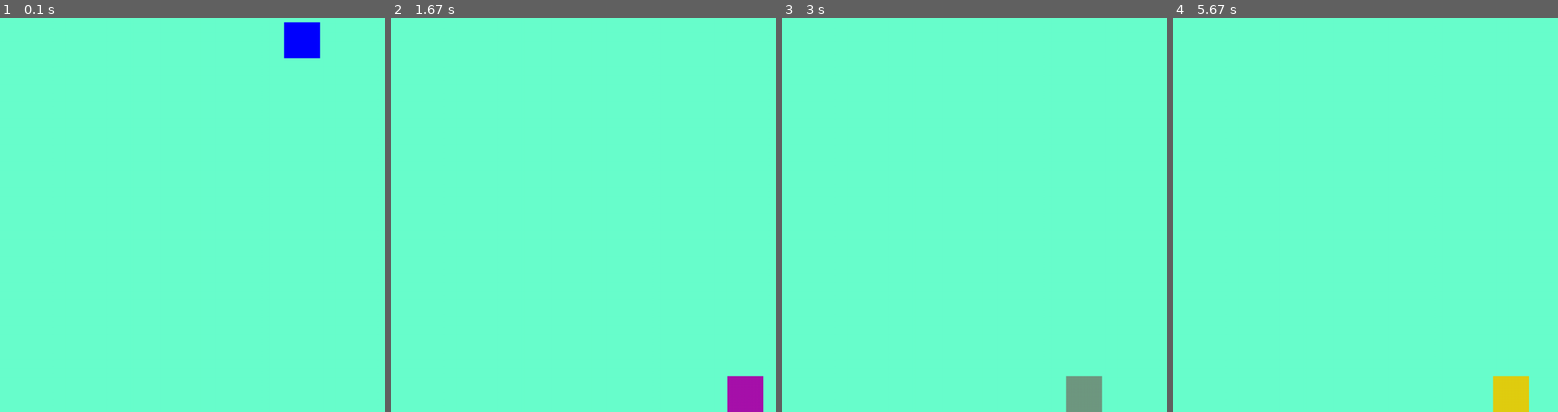
Above: before the commit, frames 1-4 (left to right).
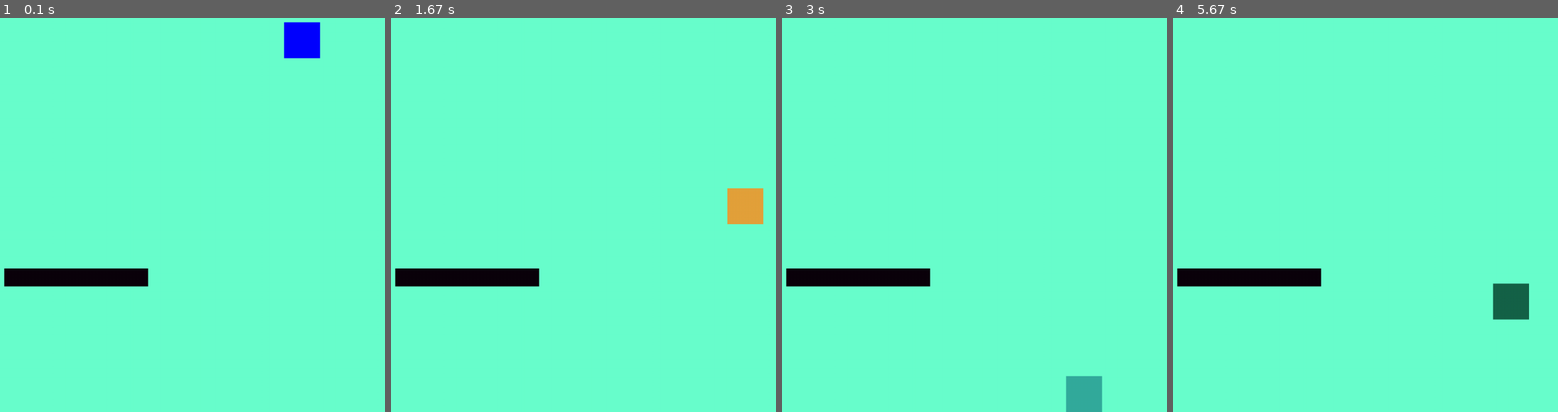
Above: after the commit, the same moments.

Repository: 16thpolicy/pygameExperiment
Game: pygame game, started from game1.py
Same seed, same stepped clock (60 frames per second), same inputs: the game is played once before the commit and once after it.
Inputs:
- Up to frame 1 (0.1 s): no input
- Up to frame 2 (1.67 s): hold D 0.33-0.8 s; hold W 0.83-1.13 s; hold D 1.17-1.63 s
- Up to frame 3 (3 s): hold A 1.67-2.2 s; hold S 2.23-2.53 s; hold A 2.57-2.97 s
- Up to frame 4 (5.67 s): hold W 3-3.37 s; hold D 3.4-4.03 s; hold S 4.07-4.43 s; hold A 4.47-4.93 s; hold D 4.97-5.43 s; hold W from 5.47 s (still down)

The runs differ from the first frame. In frame 1, 1.8% of the frame differs, in the area x 1-39%, y 63-69%; in frame 2, 3.5%, in the area x 1-97%, y 43-100%; in frame 3, 2.7%; in frame 4, 3.5%.

Commit message:
Update game1.py
created collision with other objects. Need to generalize collisions

Diff:
--- a/game1.py
+++ b/game1.py
@@ -33,8 +33,6 @@
         if(changeinx!=self.rect.x or changeiny!=self.rect.y):
             return True
         return False
-    def give_position(self):
-        return [self.rect.x,self.rect.y]
     def changecolor(self):
         if(self.colorlist[0]+self.colorR>255):
             self.colorR=-3
@@ -68,10 +66,12 @@
     block_group = pygame.sprite.Group()
     a_block=Block()
 
+    platformblock=Block([12,3,12],256,32)
+    platformblock.set_position(10,window_height-256)
+
     a_block.set_position(window_width/2-a_block.rect.width/2,window_height/8)
-    current_position=a_block.give_position()
 
-    block_group.add(a_block)
+    block_group.add(a_block,platformblock)
 
     w_key=False
     a_key=False
@@ -81,7 +81,6 @@
     d_cover=False
     gravity=.15 #positive b/c rip and grid is flipped upside down
     verticalspeed=0
-
     running = True
     while(running):
         for event in pygame.event.get():
@@ -126,10 +125,22 @@
                     if(d_cover):
                         a_key=True
                     d_key=False
-        if(w_key and a_block.height+a_block.rect.y==window_height):#if w is pressed and is on a platform
+        onplatform=pygame.sprite.collide_rect(a_block,platformblock) and a_block.rect.y+a_block.height>=platformblock.rect.y and a_block.rect.y+a_block.height<platformblock.rect.y+5
+        underplatform=pygame.sprite.collide_rect(a_block,platformblock) and a_block.rect.y<=platformblock.rect.y+platformblock.height and a_block.rect.y>platformblock.rect.y+platformblock.height-20
+        if(onplatform):
+            a_block.set_position(a_block.rect.x,platformblock.rect.y-a_block.height)
+            verticalspeed=0
+        elif(underplatform):
+            a_block.set_position(a_block.rect.x,platformblock.rect.y+platformblock.height)
+            verticalspeed=0
+        if(w_key and (a_block.height+a_block.rect.y==window_height or onplatform)):#if w is pressed and is on a platform
+            verticalspeed=-10
             didimove=a_block.move_position(0,-1,window_width,window_height)
             if(didimove):
                 a_block.changecolor()
+        # elif(w_key):
+        #     verticalspeed-=10
+        #     w_key=False
         if(a_key):
             didimove= a_block.move_position(-1,0,window_width,window_height)
             if(didimove):
@@ -142,6 +153,7 @@
             if(didimove):
                 a_block.changecolor()
         didblockmove=a_block.move_position(0,verticalspeed,window_width,window_height)#gravity does magic
+        # if(pygame.sprite.collide_rect(a_block,platformblock)):
         if(not didblockmove and a_block.height+a_block.rect.y==window_height):
             verticalspeed=0
         verticalspeed+=gravity
